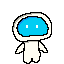
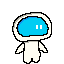
Two versions of the same layered image (64×64). Layer-by-layer changes:
added layer "Layer" above "Background" over [36, 25, 42, 29]
